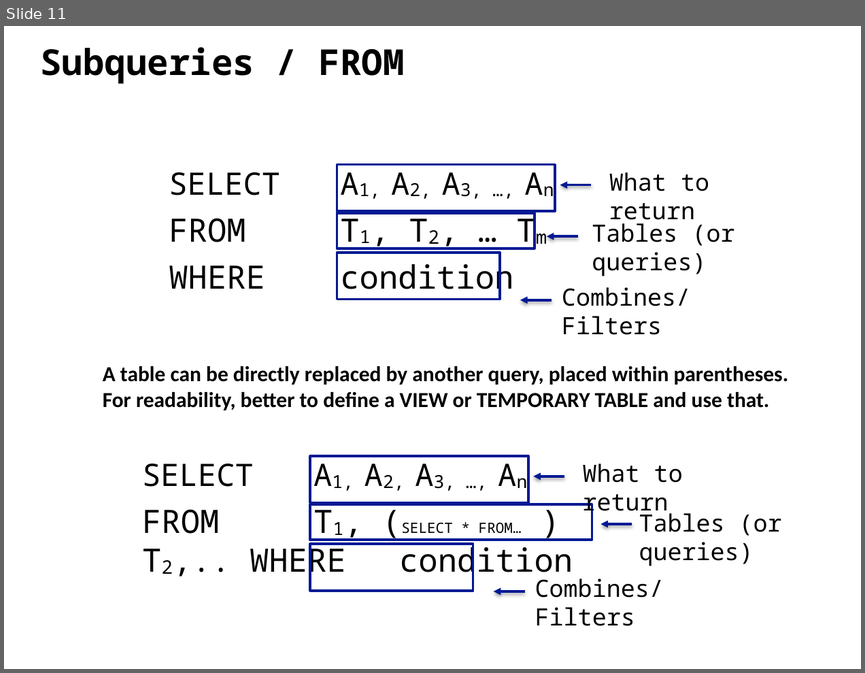
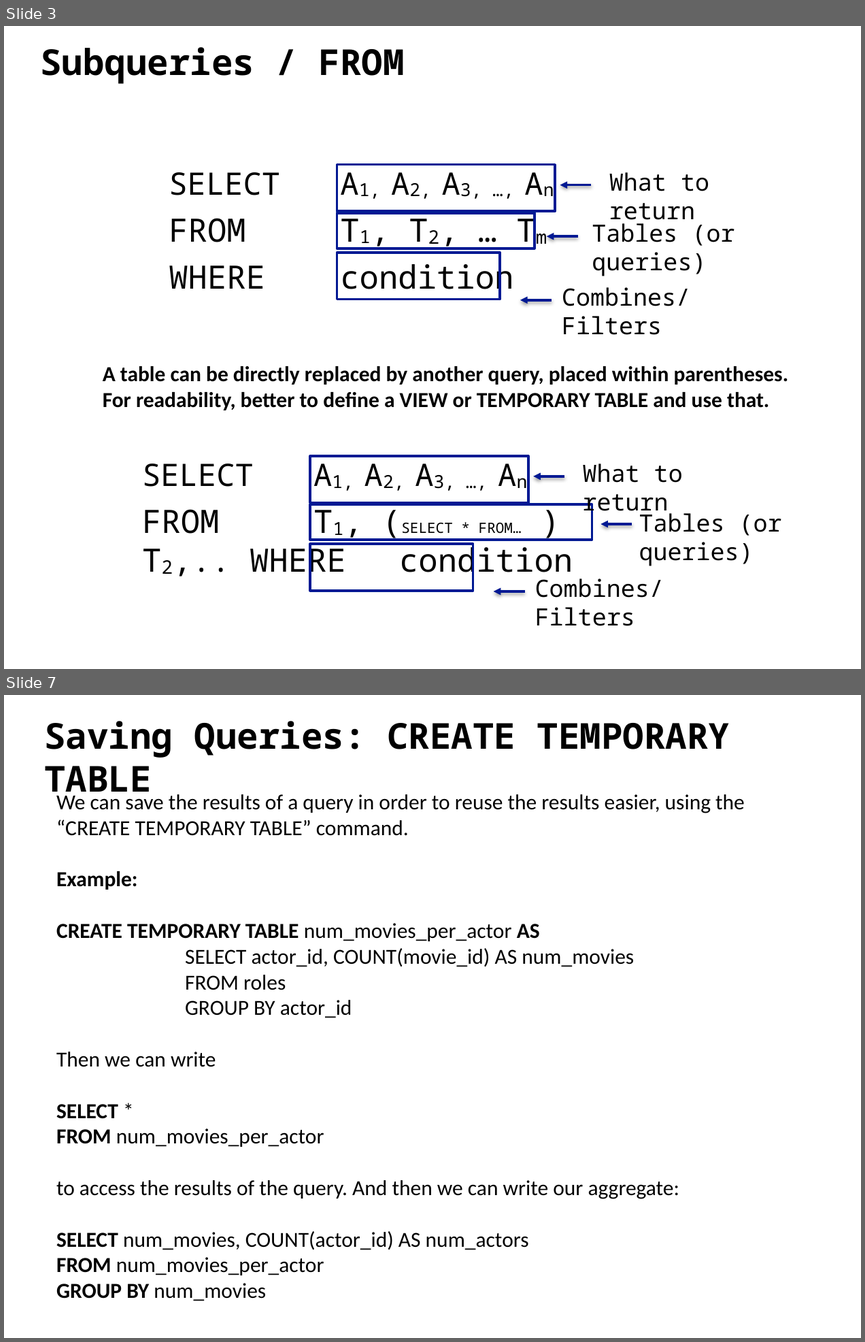
Before and after one commit to ipeirotis/introduction-to-databases, a slide deck: session6/F-SQL_Subqueries.pptx. Shown one above the other, each under a label of ours: slide 11 before the commit, slides 3 and 7 after it; the slides between them are not shown. The pictures are 865x673 and 865x1342 pixels, drawn with LibreOffice and Linux fonts; fonts in the diff are those of the drawing. Boxes give left, top, right and bottom in pixels: in the first picture for what was removed or moved away, otherwise in the second. Text is boxed around its words. In the diff, an @@ line names an element or a change of style, - is before the commit and + after.

```diff
--- a/session6/F-SQL_Subqueries.pptx
+++ b/session6/F-SQL_Subqueries.pptx
@@ slide 7 added at (4, 695, 861, 1338), background #FFFFFF @@
@@ text added at (44, 721, 730, 800), 30 pt, text #000000, bold @@
+Saving Queries: CREATE TEMPORARY TABLE
@@ text added at (56, 791, 745, 1301), 18 pt, text #000000 @@
+We can save the results of a query in order to reuse the results easier, using the “CREATE TEMPORARY TABLE” command.
+Example:
+CREATE TEMPORARY TABLE num_movies_per_actor AS
+  SELECT actor_id, COUNT(movie_id) AS num_movies
+  FROM roles
+  GROUP BY actor_id
+Then we can write
+SELECT *
+FROM num_movies_per_actor
+to access the results of the query. And then we can write our aggregate:
+SELECT num_movies, COUNT(actor_id) AS num_actors
+FROM num_movies_per_actor
+GROUP BY num_movies
@@ what was slide 11 is now slide 3 @@
```
Also in this commit, not shown: 5 slides changed, 6 other slides added, 4 slides removed.
